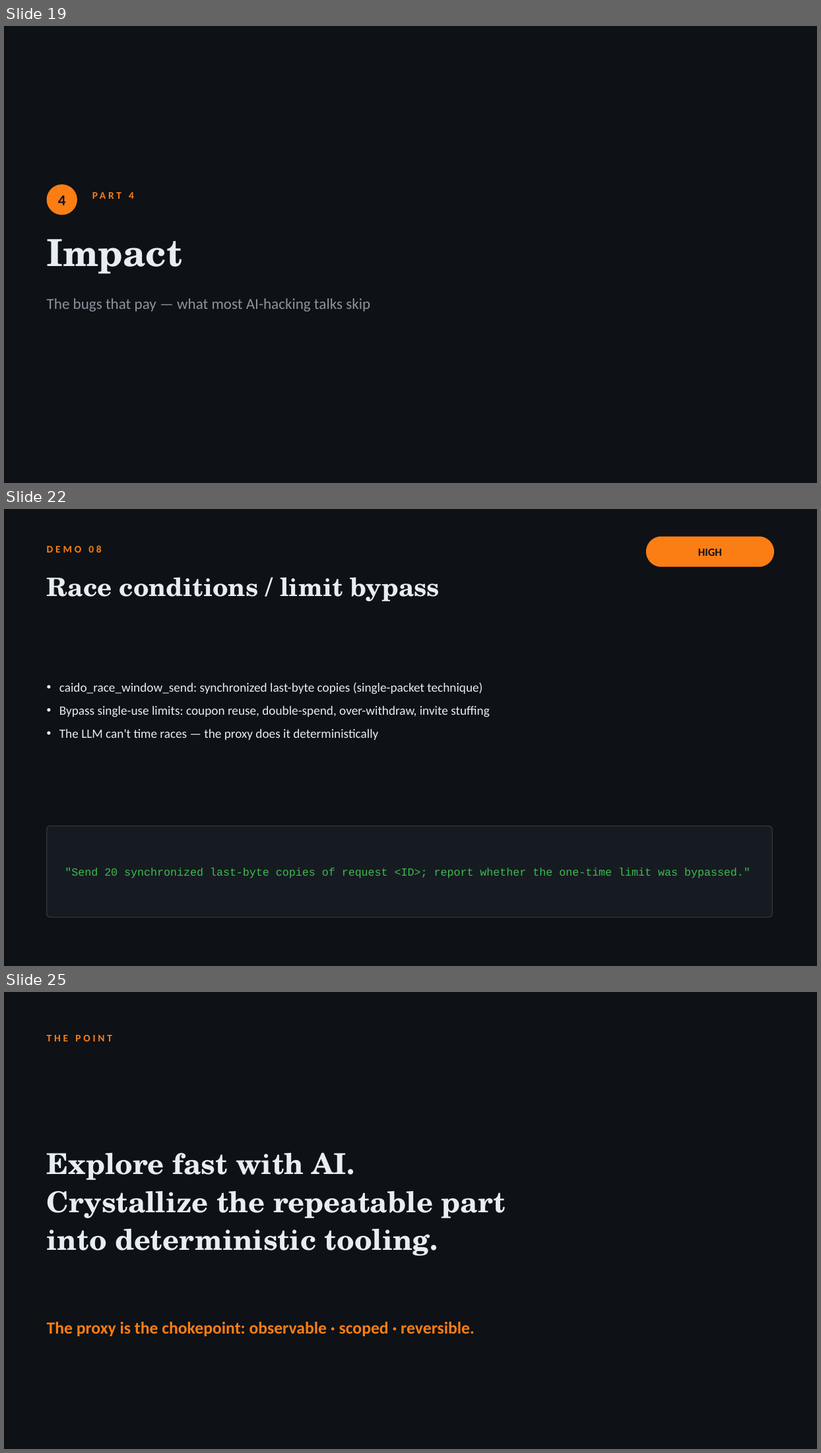
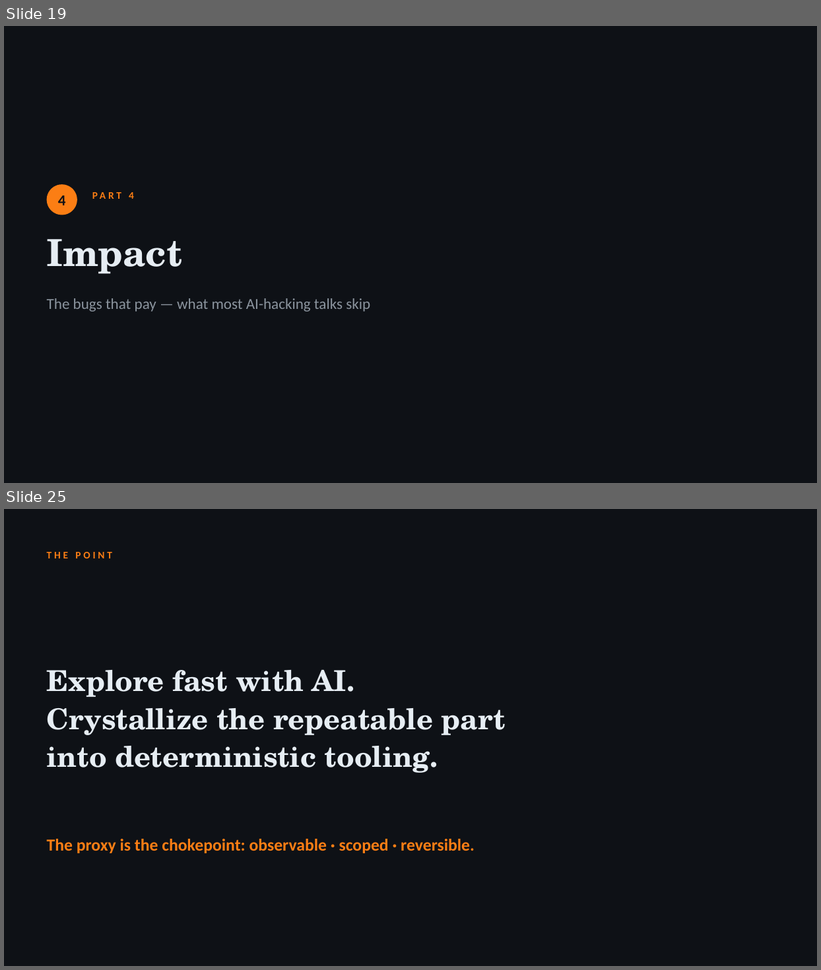
Before and after one commit to jaiswalakshansh/caido-ai-workshop, a slide deck: slides/your-ai-needs-a-proxy.pptx. Shown one above the other, each under a label of ours: slides 19, 22 and 25 before the commit, slides 19 and 25 after it; the slides between them are not shown. The pictures are 821x1453 and 821x970 pixels, drawn with LibreOffice and Linux fonts; fonts in the diff are those of the drawing. Boxes give left, top, right and bottom in pixels: in the first picture for what was removed or moved away, otherwise in the second. Text is boxed around its words. In the diff, an @@ line names an element or a change of style, - is before the commit and + after.

```diff
--- a/slides/your-ai-needs-a-proxy.pptx
+++ b/slides/your-ai-needs-a-proxy.pptx
@@ slide 22 removed at (x1=4, y1=509, x2=817, y2=966), background #0E1116 @@
@@ text removed at (x1=47, y1=545, x2=101, y2=553) @@
-DEMO 08
@@ rounded rectangle removed at (x1=646, y1=537, x2=774, y2=567) @@
@@ text removed at (x1=698, y1=549, x2=722, y2=556) @@
-HIGH
@@ text removed at (x1=47, y1=577, x2=440, y2=601) @@
-Race conditions / limit bypass
@@ text removed at (x1=59, y1=683, x2=490, y2=740) @@
-• caido_race_window_send: synchronized last-byte copies (single-packet technique)
-• Bypass single-use limits: coupon reuse, double-spend, over-withdraw, invite stuffing
-• The LLM can't time races — the proxy does it deterministically
@@ rounded rectangle removed at (x1=47, y1=826, x2=773, y2=918) @@
@@ text removed at (x1=65, y1=868, x2=750, y2=879) @@
-"Send 20 synchronized last-byte copies of request <ID>; report whether the one-time limit was bypassed."
```
Also in this commit, not shown: 4 slides changed, 2 slides added, 1 other slide removed, 14 other files.
